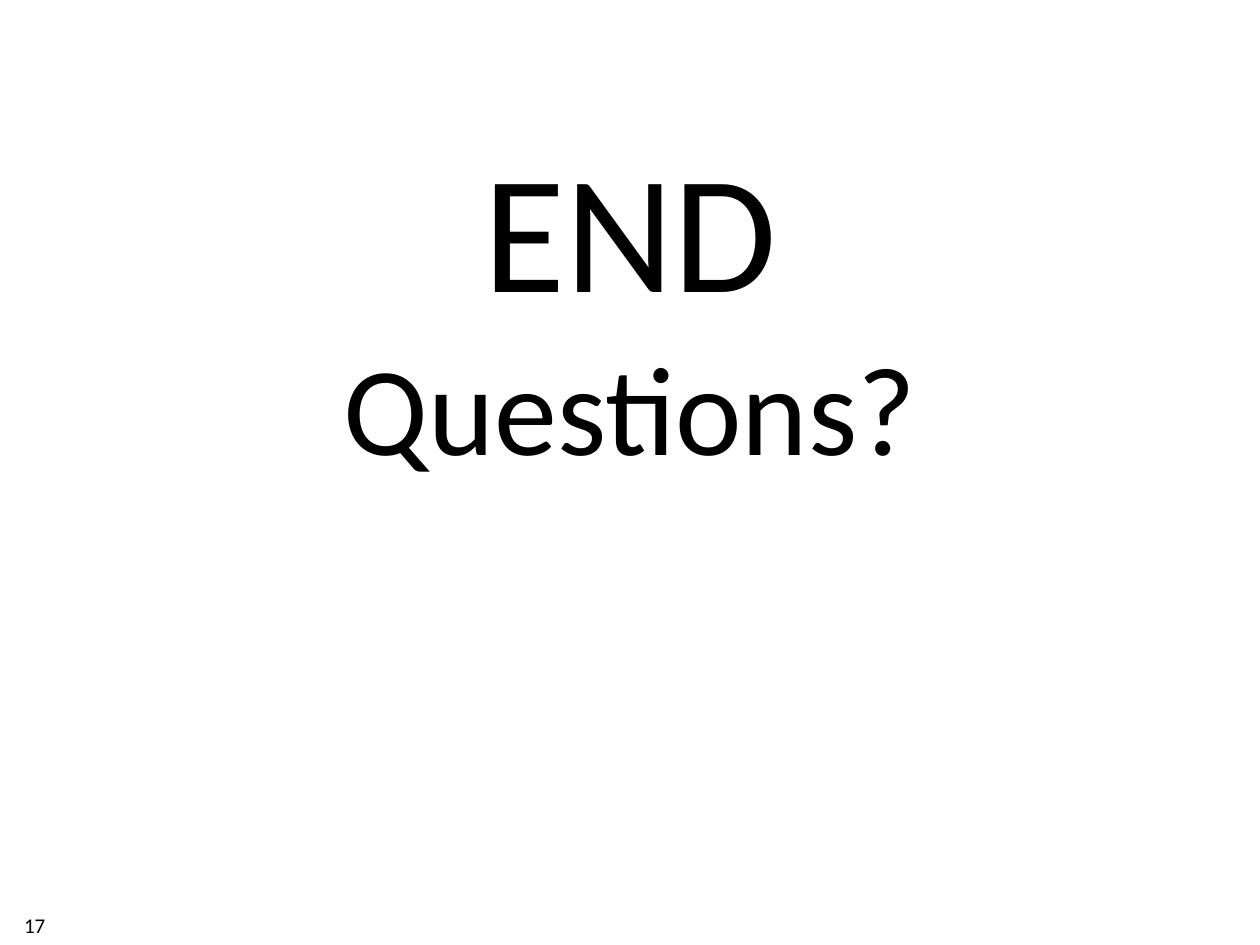
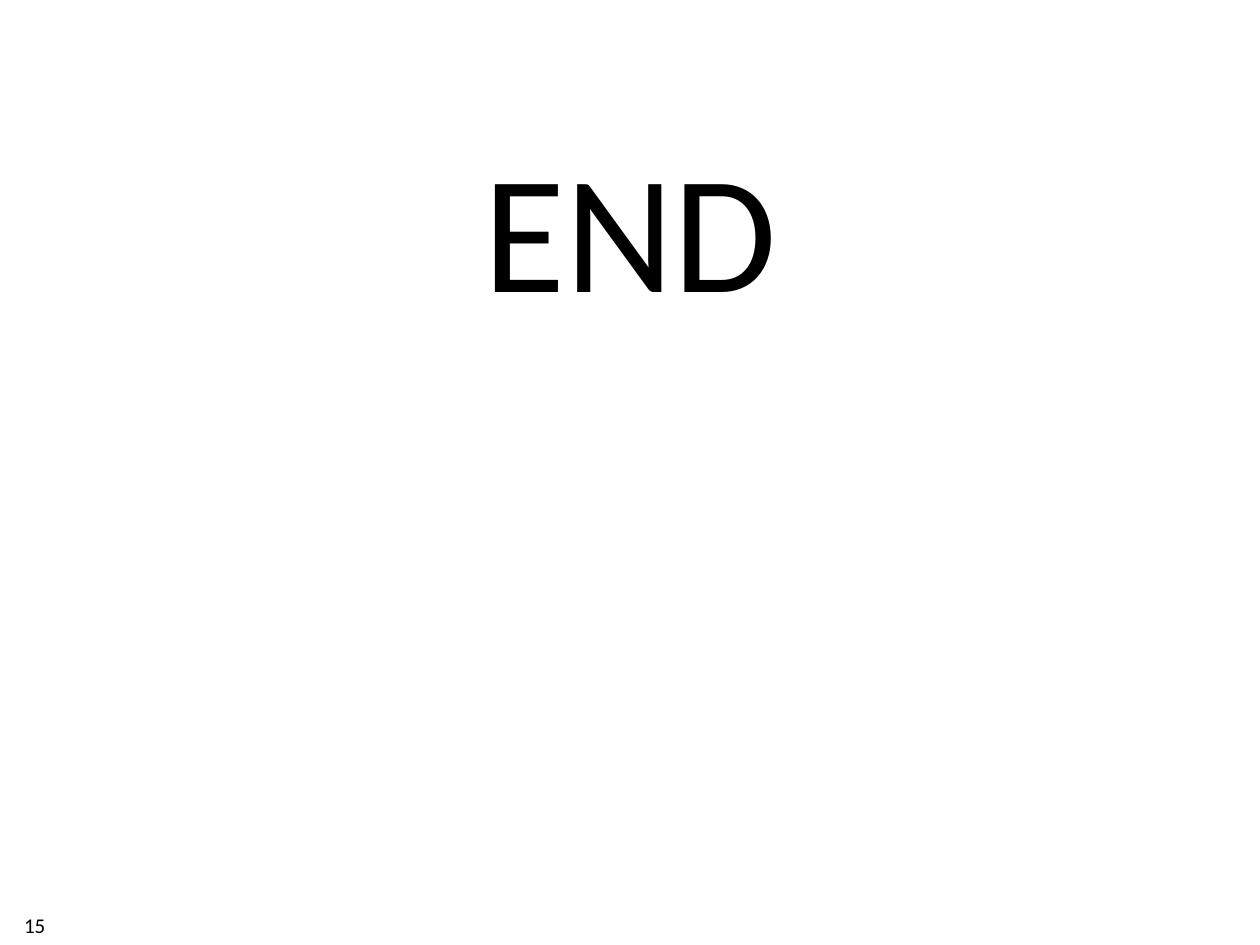
Before and after one commit to xdl907/switching-and-routing-project, a slide deck: slide 15 of template_project_exam__1_.pptx (slide 17 before the commit). Drawn at 1260x945 pixels with LibreOffice and Linux fonts; fonts in the diff are those of the drawing; background and template pictures are left out. Boxes give left, top, right and bottom in pixels: in the first picture for what was removed or moved away, otherwise in the second. Text is boxed around its words. In the diff, an @@ line names an element or a change of style, - is before the commit and + after.

```diff
--- a/template_project_exam__1_.pptx
+++ b/template_project_exam__1_.pptx
@@ text at (344, 368, 916, 472): paragraph removed @@
-Questions?
@@ page number at (24, 919, 45, 933): text changed @@
-17
+15
```
Also in this commit, not shown: 4 other slides changed, 2 slides removed.
